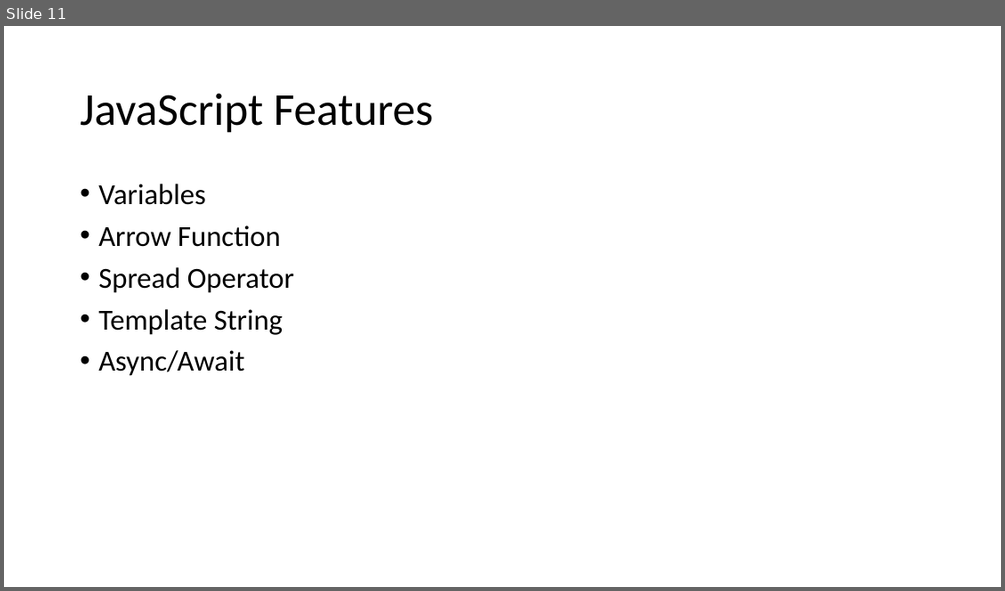
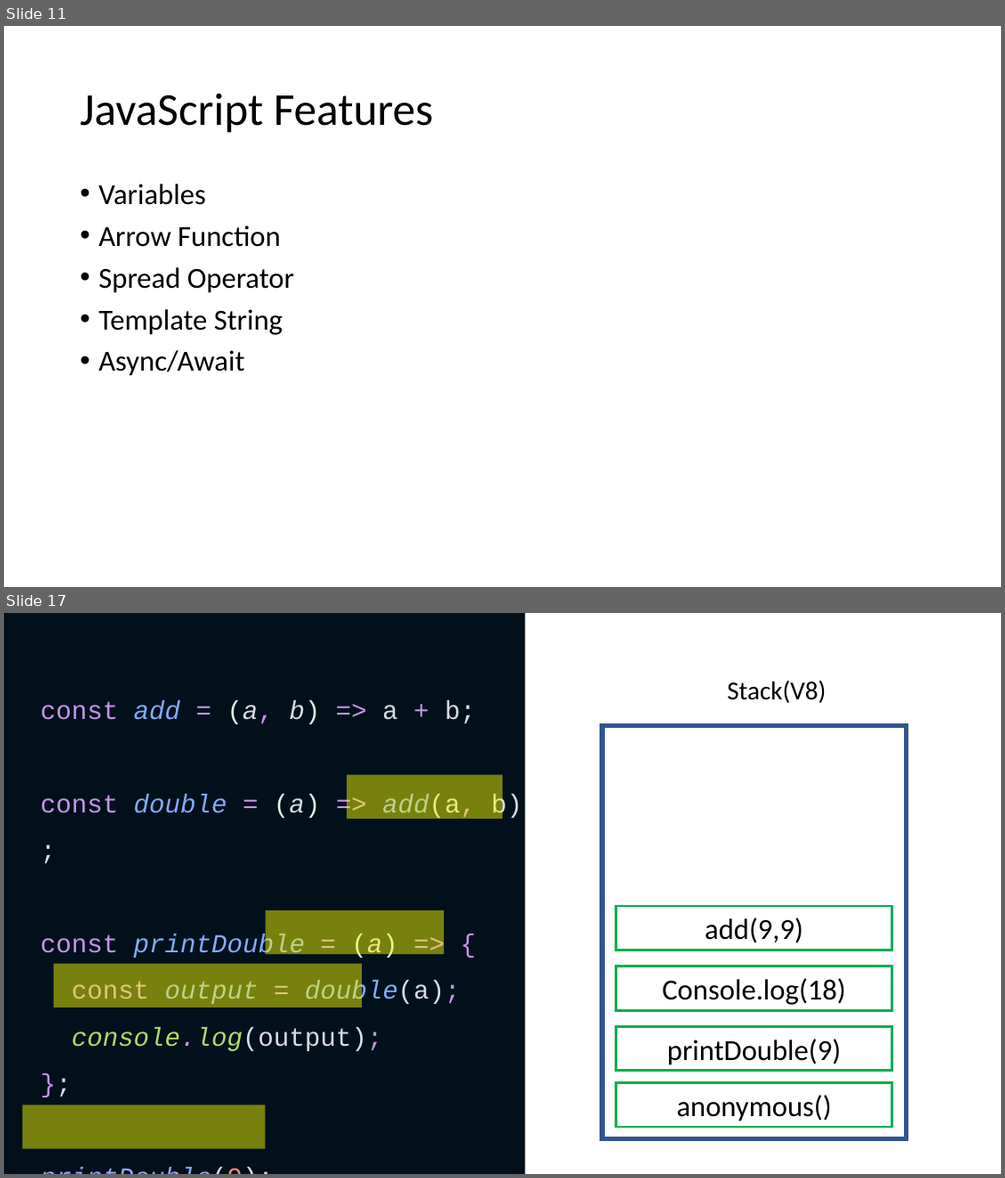
Before and after one commit to germankuber/NodeJs-Workshop, a slide deck: Presentation.pptx. Shown one above the other, each under a label of ours: slide 11 before the commit, slides 11 and 17 after it; the slides between them are not shown. The pictures are 1005x591 and 1005x1178 pixels, drawn with LibreOffice and Linux fonts; fonts in the diff are those of the drawing. Boxes give left, top, right and bottom in pixels: in the first picture for what was removed or moved away, otherwise in the second. Text is boxed around its words. In the diff, an @@ line names an element or a change of style, - is before the commit and + after.

```diff
--- a/Presentation.pptx
+++ b/Presentation.pptx
@@ slide 17 added at bbox=[4, 613, 1001, 1174], background #FFFFFF @@
@@ rectangle added at bbox=[4, 613, 526, 1174], fill #01101B @@
@@ text added at bbox=[727, 681, 825, 703], 25 pt, text #000000 @@
+Stack(V8)
@@ text added at bbox=[40, 700, 522, 1051], 25 pt, text #82AAFF @@
+const add = (a, b) => a + b;
+const double = (a) => add(a, b);
+const printDouble = (a) => {
+const output = double(a);
+console.log(output);
+};
+printDouble(9);
@@ rectangle added at bbox=[602, 726, 906, 1139], fill #FFFFFF, outline #325491 4.5 pt @@
@@ rectangle added at bbox=[347, 774, 502, 819], fill #FFFF00 at 47% opacity @@
@@ rectangle added at bbox=[616, 906, 892, 950], fill #FFFFFF, outline #00B050 2.25 pt, 28 pt, text #000000 @@
+add(9,9)
@@ rectangle added at bbox=[265, 910, 444, 954], fill #FFFF00 at 47% opacity @@
@@ rectangle added at bbox=[53, 964, 362, 1008], fill #FFFF00 at 47% opacity @@
@@ rectangle added at bbox=[616, 966, 892, 1010], fill #FFFFFF, outline #00B050 2.25 pt, 28 pt, text #000000 @@
+double(9)
@@ rectangle added at bbox=[616, 966, 892, 1011], fill #FFFFFF, outline #00B050 2.25 pt, 28 pt, text #000000 @@
+Console.log(18)
@@ rectangle added at bbox=[616, 1027, 892, 1070], fill #FFFFFF, outline #00B050 2.25 pt, 28 pt, text #000000 @@
+printDouble(9)
@@ rectangle added at bbox=[616, 1083, 892, 1127], fill #FFFFFF, outline #00B050 2.25 pt, 28 pt, text #000000 @@
+anonymous()
@@ rectangle added at bbox=[23, 1105, 266, 1149], fill #FFFF00 at 47% opacity @@
```
Also in this commit, not shown: 7 other slides added, 3 other files.
